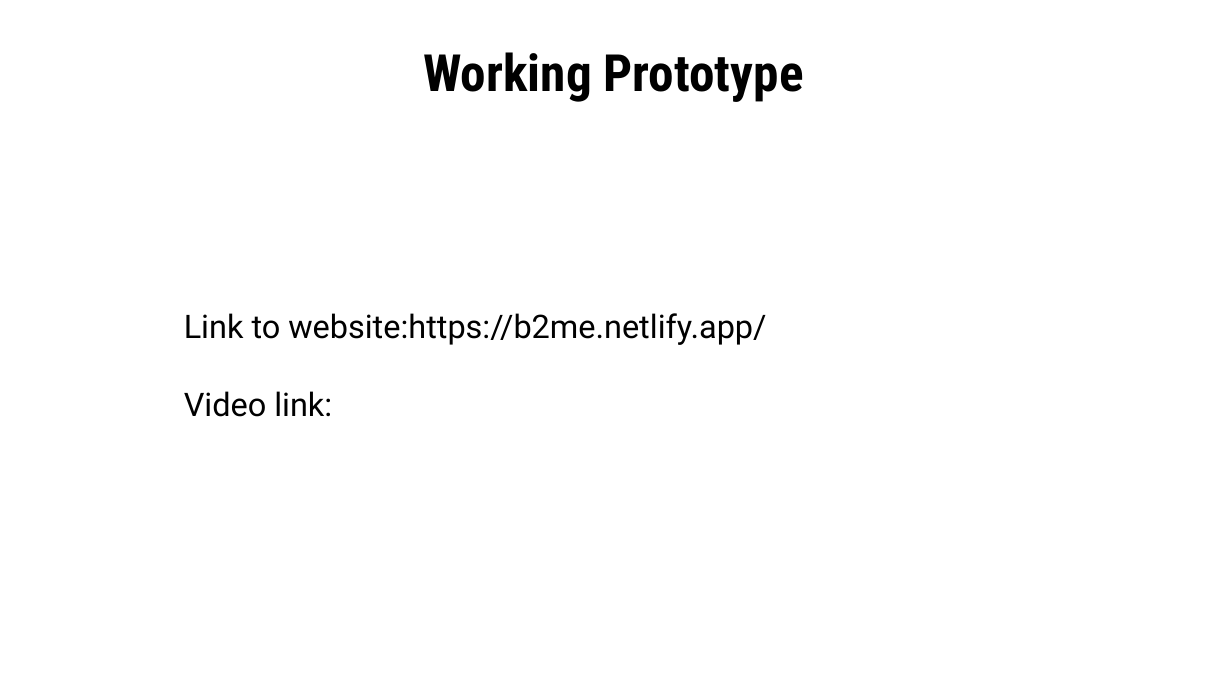
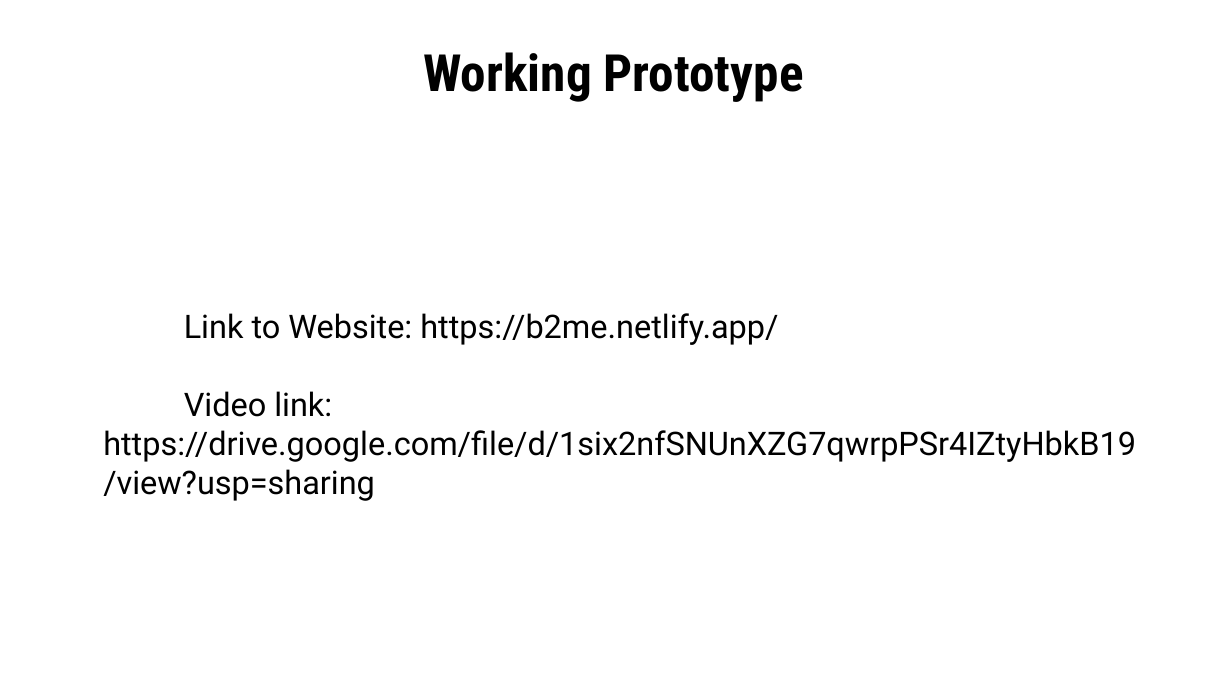
Before and after one commit to GyaneshSamanta/Electrothon-2021-EcommerceV2.0, a slide deck: slide 10 of Problem B Presentation.pptx. Drawn at 1232x693 pixels with LibreOffice and Linux fonts; fonts in the diff are those of the drawing. Boxes give left, top, right and bottom in pixels: in the first picture for what was removed or moved away, otherwise in the second. Text is boxed around its words. In the diff, an @@ line names an element or a change of style, - is before the commit and + after.

Commit message:
Final ppt

```diff
--- a/Problem B Presentation.pptx
+++ b/Problem B Presentation.pptx
@@ title at (103,313,1136,501): text changed @@
-Link to website:https://b2me.netlify.app/
-Video link:
+Link to Website: https://b2me.netlify.app/
+Video link: https://drive.google.com/file/d/1six2nfSNUnXZG7qwrpPSr4IZtyHbkB19/view?usp=sharing
```
